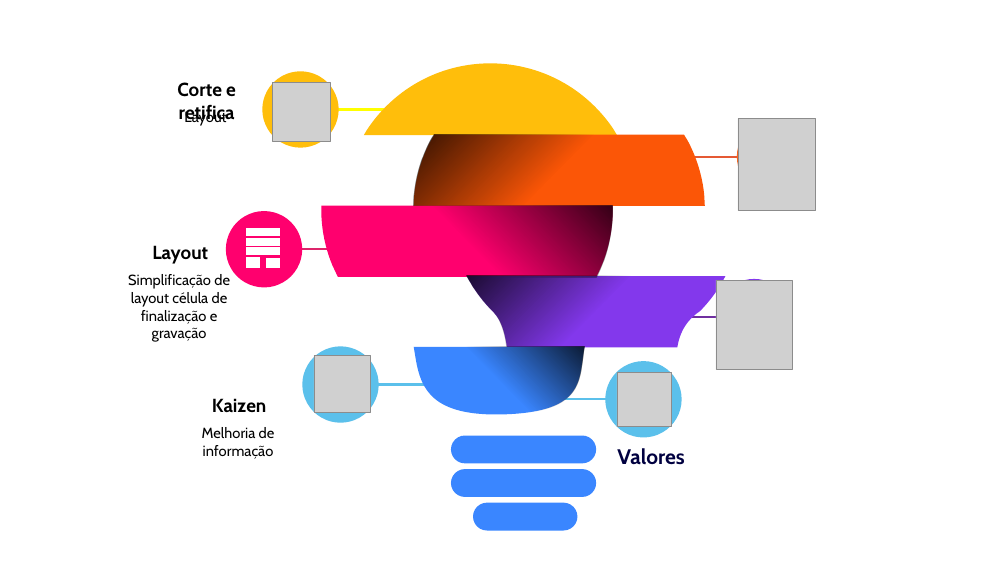
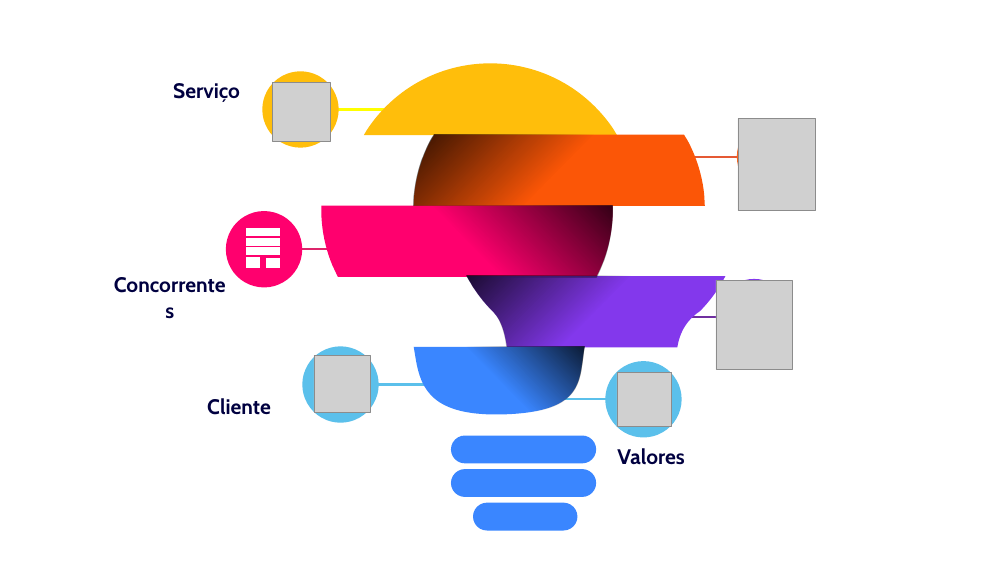
Before and after one commit to CDN2024/Projeto_Integrador2024, a slide deck: slide 3 of Documents/GEIFLOWPPT.pptx. Drawn at 1008x567 pixels with LibreOffice and Linux fonts; fonts in the diff are those of the drawing; grey boxes stand for pictures; background and template pictures are left out. Boxes give left, top, right and bottom in pixels: in the first picture for what was removed or moved away, otherwise in the second. Text is boxed around its words. In the diff, an @@ line names an element or a change of style, - is before the commit and + after.

Commit message:
att pprt

```diff
--- a/Documents/GEIFLOWPPT.pptx
+++ b/Documents/GEIFLOWPPT.pptx
@@ text at box(173, 83, 240, 102): text changed; size 18 to 20 pt; text colour #000000 to #000040 @@
-Corte e retifica
+Serviço
@@ text removed at box(184, 110, 226, 127) @@
-Layout
@@ text at box(152, 245, 208, 264): text changed; size 18 to 20 pt; text colour #000000 to #000040 @@
-Layout
+Concorrentes
@@ text removed at box(128, 274, 230, 342) @@
-Simplificação de layout célula de finalização e gravação
@@ text at box(207, 398, 271, 415): text changed; size 18 to 20 pt; text colour #000000 to #000040 @@
-Kaizen
+Cliente
@@ text removed at box(202, 427, 275, 459) @@
-Melhoria de informação
```
